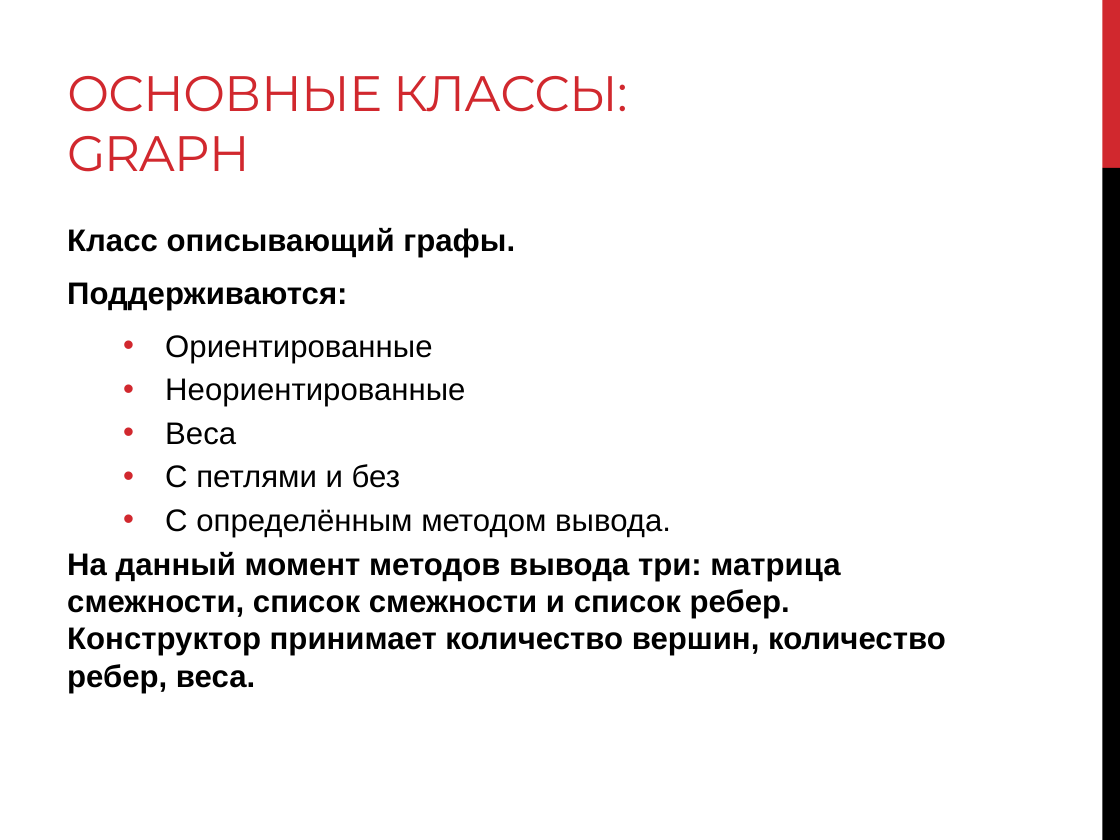
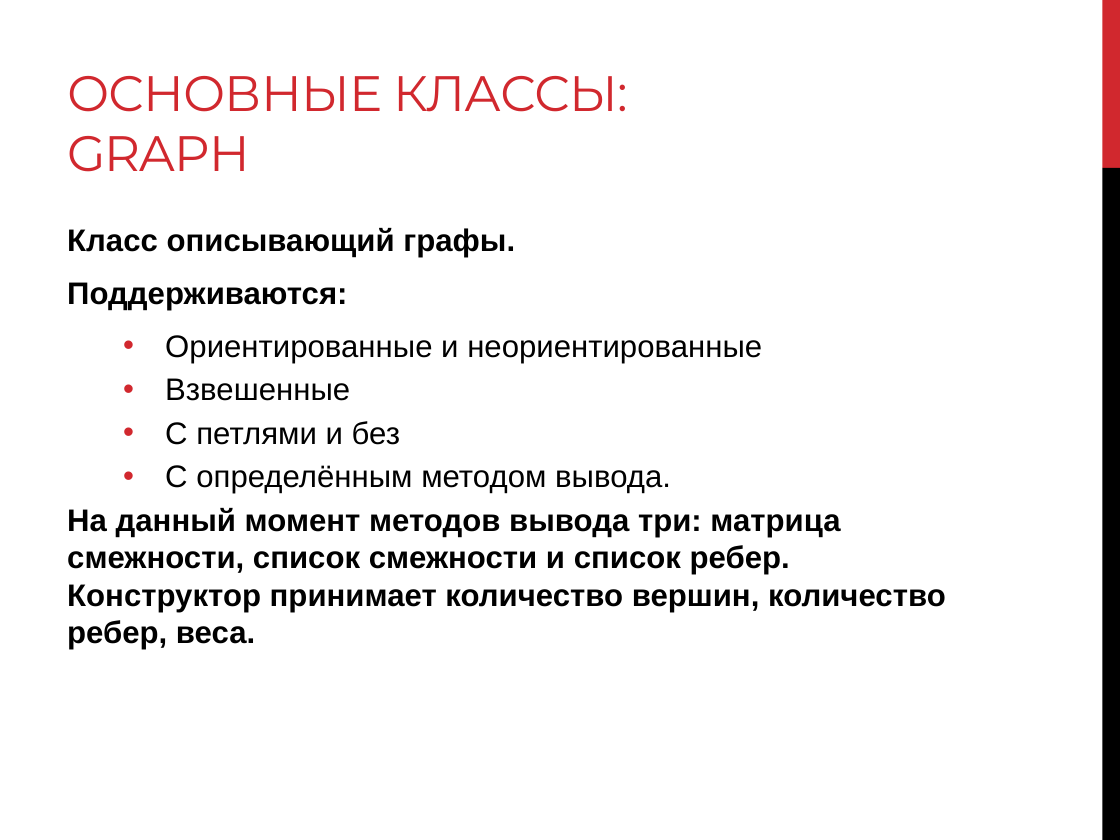
Before and after one commit to levonoganesyan/TestMaker, a slide deck: slide 15 of Diploma.pptx (slide 13 before the commit). Drawn at 1120x840 pixels with LibreOffice and Linux fonts; fonts in the diff are those of the drawing. Boxes give left, top, right and bottom in pixels: in the first picture for what was removed or moved away, otherwise in the second. Text is boxed around its words. In the diff, an @@ line names an element or a change of style, - is before the commit and + after.

```diff
--- a/Diploma.pptx
+++ b/Diploma.pptx
@@ text at [165, 335, 762, 401]: text changed @@
-  • Ориентированные
-  • Неориентированные
-  • Веса
+  • Ориентированные и неориентированные
+  • Взвешенные
```
Also in this commit, not shown: 8 other slides changed, 5 slides added, 5 other files.
